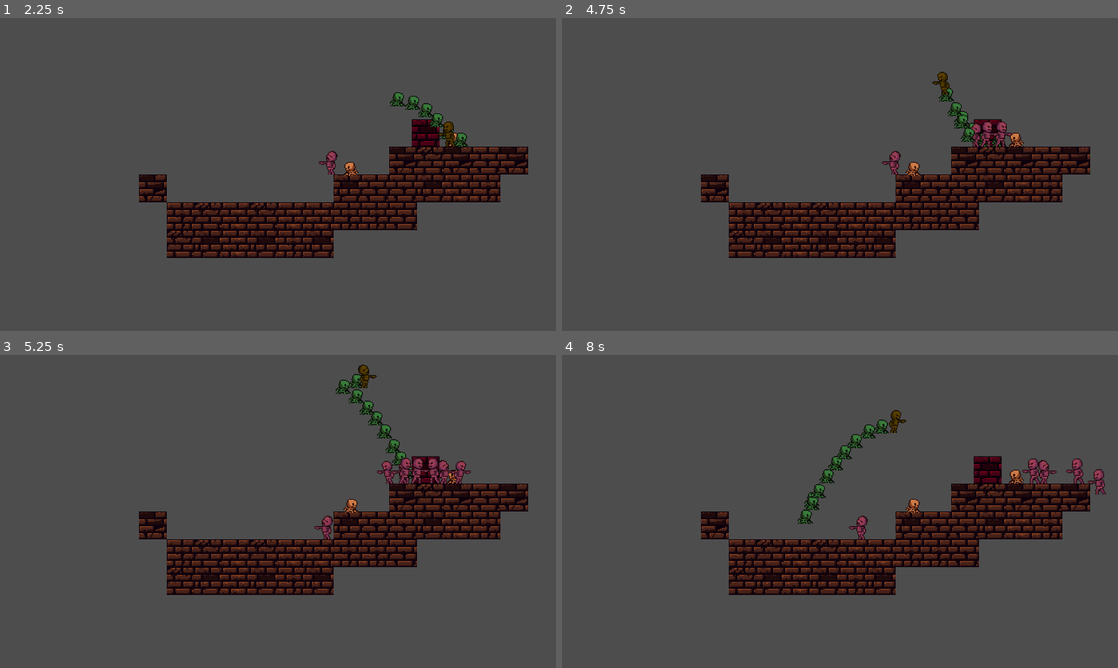
Above: before the commit, frames 1-4 (two rows, left to right).
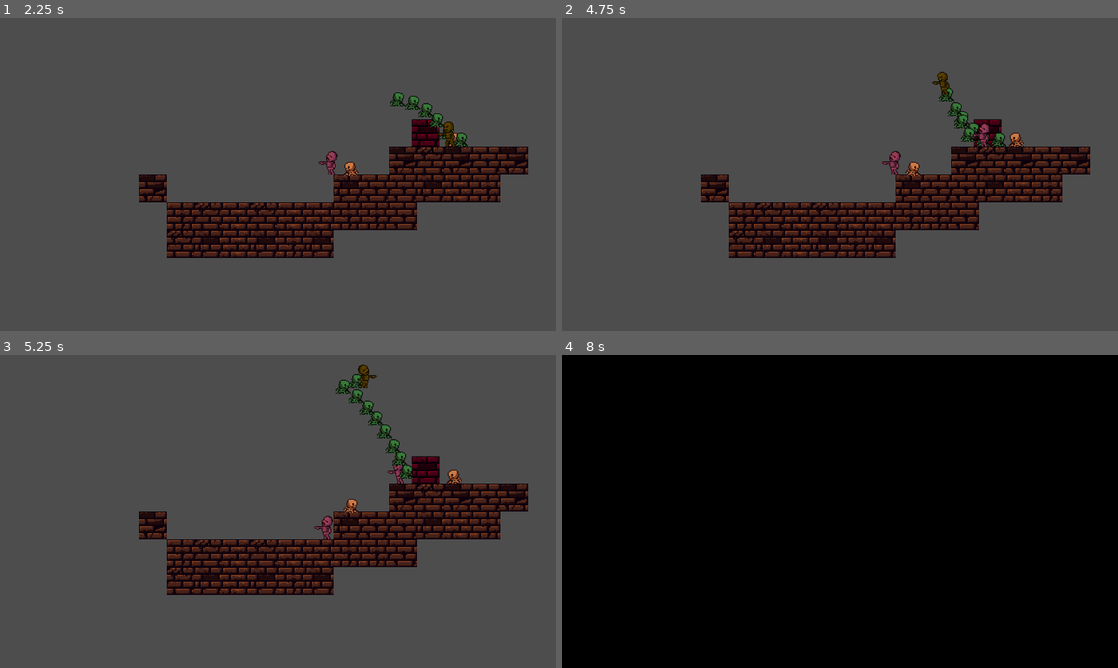
Above: after the commit, the same moments.

Repository: greatbrick0/GdFallJam2025
Game: Godot game, scene res://Scenes/test_level_1.tscn
Same seed, same stepped clock (60 frames per second), same inputs: the game is played once before the commit and once after it. This scene is started directly instead of the project's main scene. Sound files missing from this copy of the repository are replaced by a short silence.
Inputs:
- Up to frame 1 (2.25 s): hold D (moveright) 0.53-2.03 s; tap E (interact) at 0.6, 1.35, 2.1 s; tap Space (jump) at 0.77, 1.52 s; hold A (moveleft) from 2.03 s (still down)
- Up to frame 2 (4.75 s): release A (moveleft) at 2.78 s; hold D (moveright) 2.78-4.28 s; tap E (interact) at 2.85, 3.6, 4.35 s; tap Space (jump) at 3.02, 3.77, 4.52 s; hold A (moveleft) from 4.28 s (still down)
- Up to frame 3 (5.25 s): release A (moveleft) at 5.03 s; hold D (moveright) from 5.03 s (still down); tap E (interact) at 5.1 s
- Up to frame 4 (8 s): release D (moveright) at 5.78 s; hold A (moveleft) 5.78-7.28 s; tap E (interact) at 5.85, 6.6, 7.35 s; tap Space (jump) at 6.02, 6.77, 7.52 s; hold D (moveright) from 7.28 s (still down)

Frame 1 is identical in both runs. In frame 2, 0.3% of the frame differs, in the area x 72-81%, y 33-42%; in frame 3, 0.7%; in frame 4, 96%, in the area x 0-100%, y 0-100%.

Commit message:
Grave Stone Spawns Once

Diff:
--- a/gdfalljam/Scenes/skeleton.tscn
+++ b/gdfalljam/Scenes/skeleton.tscn
@@ -1,6 +1,7 @@
-[gd_scene load_steps=10 format=3 uid="uid://c0qiakvp0ie22"]
+[gd_scene load_steps=11 format=3 uid="uid://c0qiakvp0ie22"]
 
 [ext_resource type="Script" uid="uid://bnevd1r0cbotv" path="res://Scripts/skeleton.gd" id="1_81u3t"]
+[ext_resource type="Texture2D" uid="uid://djm3a2d42dxls" path="res://Sprites/Skeleton_Type1_Dead.png" id="3_pegji"]
 [ext_resource type="Texture2D" uid="uid://db7mbv4tiseqr" path="res://Sprites/Skeleton_Type1.png" id="3_vd5x3"]
 
 [sub_resource type="AtlasTexture" id="AtlasTexture_pegji"]
@@ -59,6 +60,11 @@
 sprite_frames = SubResource("SpriteFrames_shq1q")
 frame_progress = 0.597833
 
+[node name="Sprite2D" type="Sprite2D" parent="Visuals"]
+visible = false
+scale = Vector2(2, 2)
+texture = ExtResource("3_pegji")
+
 [node name="CollisionShape2D" type="CollisionShape2D" parent="."]
 shape = SubResource("RectangleShape2D_cvnsp")
 
--- a/gdfalljam/Scripts/grave_stone.gd
+++ b/gdfalljam/Scripts/grave_stone.gd
@@ -7,6 +7,12 @@
 	call_deferred("AttemptSpawnSkeleton")
 
 func AttemptSpawnSkeleton() -> void:
-	skeleRef = skeleObj.instantiate()
-	get_parent().add_child(skeleRef)
-	skeleRef.global_position = global_position
+	if(skeleRef == null):
+		skeleRef = skeleObj.instantiate()
+		get_parent().add_child(skeleRef)
+		skeleRef.global_position = global_position
+	else:
+		if(not skeleRef.collapsed): return
+		else:
+			skeleRef.global_position = global_position
+			skeleRef.Respawn()
--- a/gdfalljam/Scripts/skeleton.gd
+++ b/gdfalljam/Scripts/skeleton.gd
@@ -1,19 +1,33 @@
 extends Actor
 class_name Skeleton
 
+var collapsed: bool = false
+
 func _physics_process(delta):
+	if(not collapsed):
+		if is_on_wall():
+			facingRight = !facingRight
 
-	if is_on_wall():
-		facingRight = !facingRight
-
-	if not is_on_floor():
+		if not is_on_floor():
+			velocity += get_gravity() * delta
+			velocity.x = 0
+		else:
+			velocity.x = speed * (1 if facingRight else -1)
+	else:
 		velocity += get_gravity() * delta
 		velocity.x = 0
-	else:
-		velocity.x = speed * (1 if facingRight else -1)
 
 	HandleMovement()
 
 func GetHit(area: Area2D) -> void:
 	if(area.get_parent() is Player):
-		queue_free()
+		collapsed = true
+		$Visuals/AnimatedSprite2D.visible = false
+		$Visuals/Sprite2D.visible = true
+		$Hitbox.call_deferred("shape_owner_set_disabled", 0, true)
+
+func Respawn() -> void:
+	collapsed = false
+	$Visuals/AnimatedSprite2D.visible = true
+	$Visuals/Sprite2D.visible = false
+	$Hitbox.call_deferred("shape_owner_set_disabled", 0, false)
